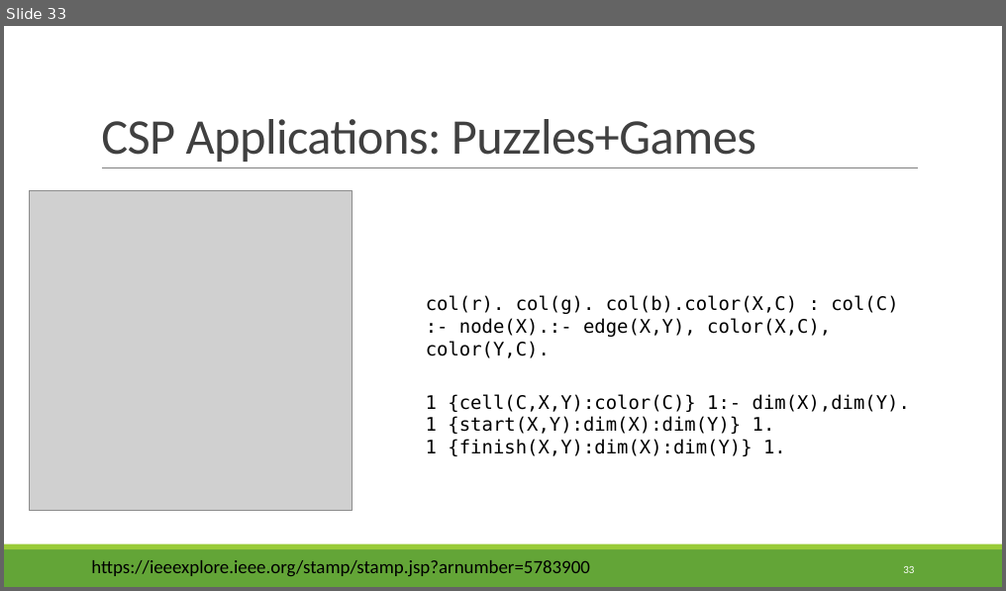
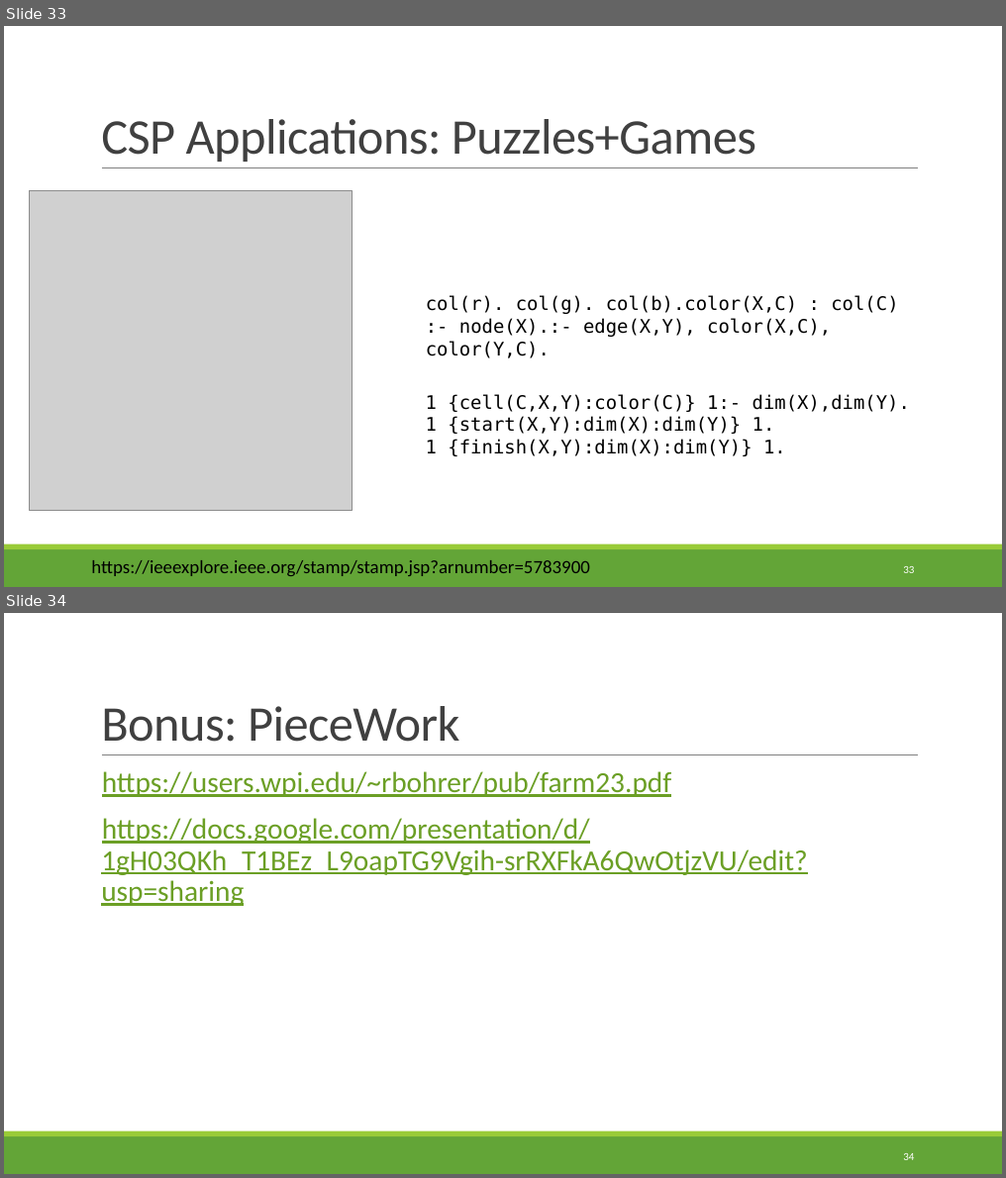
Before and after one commit to rbohrer/pl-course, a slide deck: LectureSlides/99Diagrams.pptx. Shown one above the other, each under a label of ours: slide 33 before the commit, slides 33 and 34 after it. The pictures are 1006x591 and 1006x1178 pixels, drawn with LibreOffice and Linux fonts; fonts in the diff are those of the drawing; grey boxes stand for pictures. Boxes give left, top, right and bottom in pixels: in the first picture for what was removed or moved away, otherwise in the second. Text is boxed around its words. In the diff, an @@ line names an element or a change of style, - is before the commit and + after.

```diff
--- a/LectureSlides/99Diagrams.pptx
+++ b/LectureSlides/99Diagrams.pptx
@@ slide 34 added at [4, 613, 1002, 1174], background #FFFFFF; not listed: 3 template elements that a slide beside it also shows @@
@@ title added at [101, 706, 460, 742], 48 pt, text #404040 @@
+Bonus: PieceWork
@@ text added at [101, 771, 808, 906], 28 pt, text #6B9F25, underline @@
+  https://users.wpi.edu/~rbohrer/pub/farm23.pdf
+  https://docs.google.com/presentation/d/1gH03QKh_T1BEz_L9oapTG9Vgih-srRXFkA6QwOtjzVU/edit?usp=sharing
@@ page number added at [903, 1154, 914, 1160], 10.5 pt, text #FFFFFF @@
+34
```
Also in this commit, not shown: 2 slides changed.
